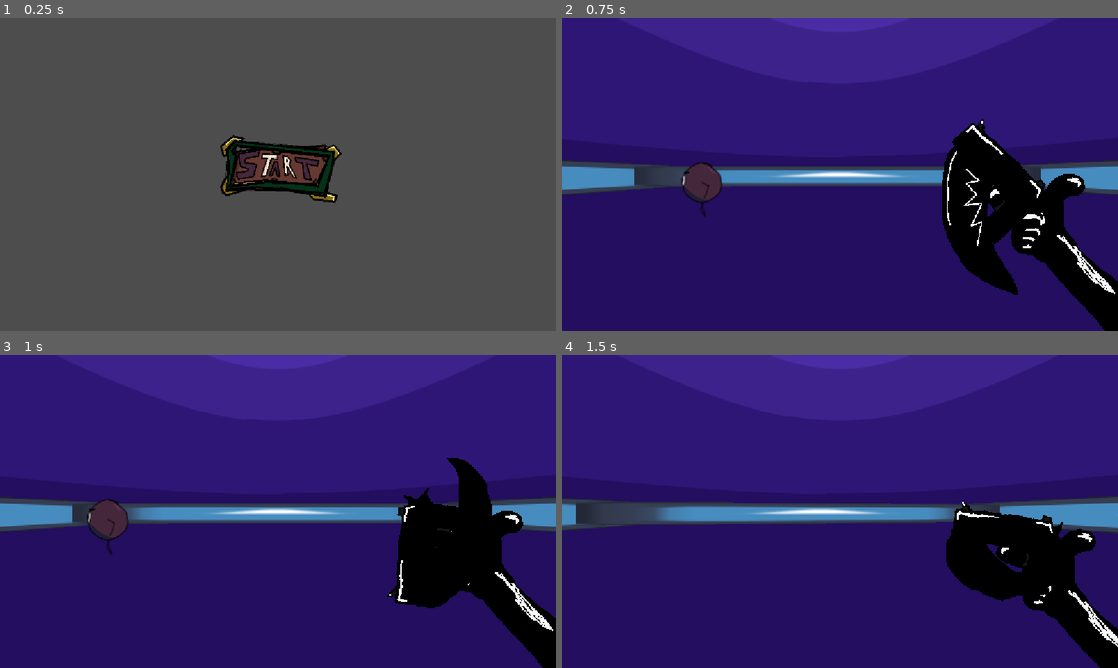
Above: before the commit, frames 1-4 (two rows, left to right).
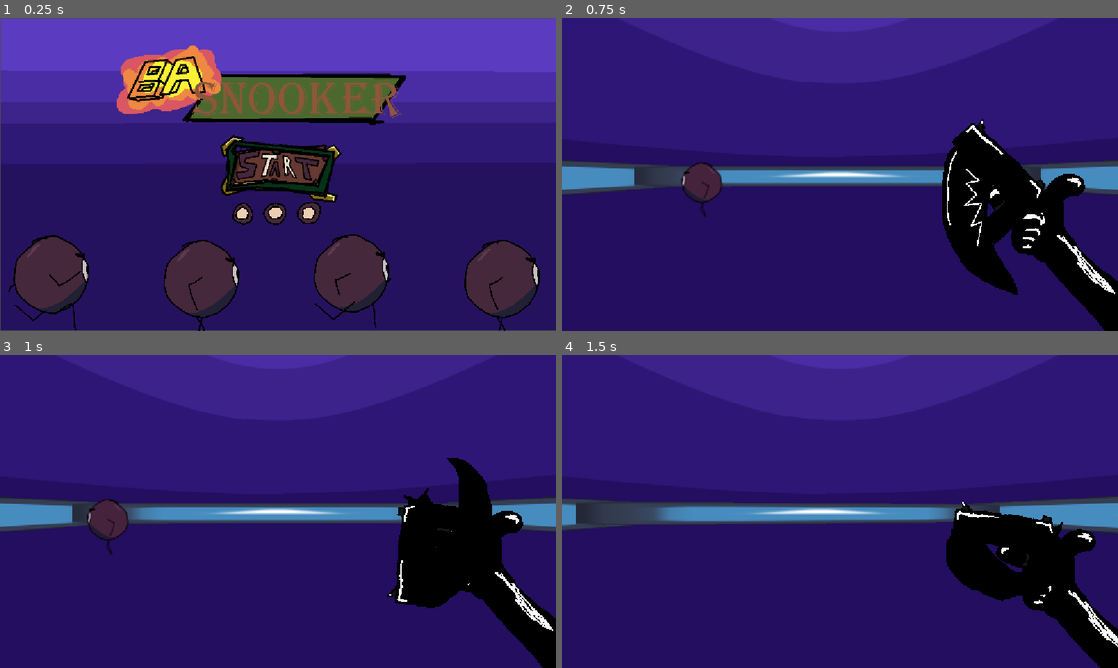
Above: after the commit, the same moments.

Repository: Onthemoonjk/Baznooker
Game: Godot game, scene res://Main_menu.tscn
The game is run twice, just before and just after one commit, with the same random seed, the same clock (stepped at 60 frames per second) and the same inputs. The engine's default icon, where the game draws it, is replaced by a stand-in: a white triangle on a blue panel in a dark square.
Inputs (mouse positions are in pixels of both pictures, inside the frame that each line leads up to):
- Up to frame 1 (0.25 s): no input
- Up to frame 2 (0.75 s): click (845, 171) at 0.5 s
- Up to frame 3 (1 s): no input
- Up to frame 4 (1.5 s): move the mouse to (962, 495) at 1.27 s; hold E (dilate) from 1.28 s (still down)

The runs differ from the first frame. In frame 1, 96% of the frame differs, in the area x 0-100%, y 0-100%; in frame 2, less than 0.1%; in frame 3, less than 0.1%; in frame 4, nothing differs.

Commit message:
Add files via upload
farterededfart

Diff:
--- a/Baznooker-main/Main_menu.tscn
+++ b/Baznooker-main/Main_menu.tscn
@@ -1,7 +1,11 @@
-[gd_scene load_steps=3 format=3 uid="uid://dxrg0ns2flg02"]
+[gd_scene load_steps=7 format=3 uid="uid://dxrg0ns2flg02"]
 
 [ext_resource type="Script" uid="uid://hjbvhoa07i11" path="res://menu_button.gd" id="1_prmrk"]
 [ext_resource type="Texture2D" uid="uid://bl60bsbtq0gvl" path="res://assets/BOX2.png" id="2_x6lt7"]
+[ext_resource type="Texture2D" uid="uid://cjd2m7mytv064" path="res://assets/title.png" id="3_8ovav"]
+[ext_resource type="Texture2D" uid="uid://fg36pmm8cr14" path="res://assets/sky_BOX2.png" id="4_qx8t1"]
+[ext_resource type="Texture2D" uid="uid://blkctukxtmc20" path="res://assets/projectile.png" id="5_p42dv"]
+[ext_resource type="Texture2D" uid="uid://ha8wbv84wroa" path="res://assets/Ballrunstrafe-Sheet.png" id="6_r1jqq"]
 
 [node name="Control" type="Control"]
 layout_mode = 3
@@ -26,4 +30,25 @@
 position = Vector2(135, -106)
 texture = ExtResource("2_x6lt7")
 
+[node name="Sprite2D" type="Sprite2D" parent="."]
+position = Vector2(541, 353)
+texture = ExtResource("3_8ovav")
+
+[node name="Sprite2D2" type="Sprite2D" parent="."]
+z_index = -10
+position = Vector2(578, 324)
+scale = Vector2(1.91667, 1.07333)
+texture = ExtResource("4_qx8t1")
+
+[node name="Sprite2D3" type="Sprite2D" parent="."]
+texture_filter = 1
+position = Vector2(571, 404)
+scale = Vector2(1.06771, 1.04688)
+texture = ExtResource("5_p42dv")
+
+[node name="Sprite2D4" type="Sprite2D" parent="."]
+position = Vector2(573, 568)
+scale = Vector2(0.51875, 0.54)
+texture = ExtResource("6_r1jqq")
+
 [connection signal="pressed" from="Button" to="Button" method="_on_pressed"]
--- a/Baznooker-main/badguy.gd
+++ b/Baznooker-main/badguy.gd
@@ -9,6 +9,8 @@
 func _ready() -> void:
 	sol.play(direction+"run")
 	body_entered.connect(_on_body_entered)
+	var jim = RandomNumberGenerator.new()
+	sol.modulate = Color(jim.randf_range(0.5,1.75), jim.randf_range(0.5,1.75), jim.randf_range(0.5,1.75))
 
 func finddir():
 	var greg = dot(Vector3(-sin(get_viewport().get_camera_3d().global_rotation.y), 0, -cos(get_viewport().get_camera_3d().global_rotation.y)),Vector3(-sin(self.global_rotation.y), 0, -cos(self.global_rotation.y)))
--- a/Baznooker-main/badguy.tscn
+++ b/Baznooker-main/badguy.tscn
@@ -108,7 +108,7 @@
 "duration": 1.0,
 "texture": SubResource("AtlasTexture_7f1tp")
 }],
-"loop": 1,
+"loop": true,
 "name": &"bacrun",
 "speed": 5.0
 }, {
@@ -125,7 +125,7 @@
 "duration": 65.0,
 "texture": SubResource("AtlasTexture_5j3ix")
 }],
-"loop": 0,
+"loop": false,
 "name": &"dierun",
 "speed": 8.0
 }, {
@@ -142,7 +142,7 @@
 "duration": 1.0,
 "texture": SubResource("AtlasTexture_2byf3")
 }],
-"loop": 1,
+"loop": true,
 "name": &"forrun",
 "speed": 5.0
 }, {
@@ -159,7 +159,7 @@
 "duration": 1.0,
 "texture": SubResource("AtlasTexture_wb2vd")
 }],
-"loop": 1,
+"loop": true,
 "name": &"lefrun",
 "speed": 5.0
 }, {
@@ -176,21 +176,21 @@
 "duration": 1.0,
 "texture": SubResource("AtlasTexture_gmb1w")
 }],
-"loop": 1,
+"loop": true,
 "name": &"rigrun",
 "speed": 5.0
 }]
 
-[node name="Entity" type="RigidBody3D" unique_id=306655243 groups=["Enemy"]]
+[node name="Entity" type="RigidBody3D" groups=["Enemy"]]
 collision_layer = 3
 collision_mask = 3
 physics_material_override = SubResource("PhysicsMaterial_coq8p")
 script = ExtResource("1_apgvv")
 
-[node name="CollisionShape2D" type="CollisionShape3D" parent="." unique_id=1739706982]
+[node name="CollisionShape2D" type="CollisionShape3D" parent="."]
 shape = SubResource("SphereShape3D_ia1lp")
 
-[node name="SOLBADGUY" type="AnimatedSprite3D" parent="." unique_id=492100019]
+[node name="SOLBADGUY" type="AnimatedSprite3D" parent="."]
 transform = Transform3D(0.5, 0, 0, 0, 0.5, 0, 0, 0, 0.5, 0, -0.08, 0)
 billboard = 1
 sprite_frames = SubResource("SpriteFrames_v50gi")
--- a/Baznooker-main/project.godot
+++ b/Baznooker-main/project.godot
@@ -16,7 +16,7 @@
 
 config/name="Test"
 run/main_scene="uid://dxrg0ns2flg02"
-config/features=PackedStringArray("4.7", "Forward Plus")
+config/features=PackedStringArray("4.4", "Forward Plus")
 config/icon="res://icon.svg"
 
 [display]
--- a/Baznooker-main/test_scene.tscn
+++ b/Baznooker-main/test_scene.tscn
@@ -22,67 +22,67 @@
 background_mode = 2
 sky = SubResource("Sky_buypi")
 
-[node name="Test scee" type="Node3D" unique_id=1087971196]
+[node name="Test scee" type="Node3D"]
 
-[node name="Container" type="Node3D" parent="." unique_id=1150368527]
+[node name="Container" type="Node3D" parent="."]
 script = ExtResource("5_7cbxl")
 
-[node name="Wall1" type="RigidBody3D" parent="Container" unique_id=585283872 groups=["Wall"]]
+[node name="Wall1" type="RigidBody3D" parent="Container" groups=["Wall"]]
 transform = Transform3D(1, 0, 0, 0, 1, 0, 0, 0, 1, 0, 0, 20)
 
-[node name="Sprite3D" type="Sprite3D" parent="Container/Wall1" unique_id=1317244749]
+[node name="Sprite3D" type="Sprite3D" parent="Container/Wall1"]
 transform = Transform3D(100, 0, 0, 0, 5, 0, 0, 0, 1, 0, 0, 30)
 texture = ExtResource("5_2nij2")
 
-[node name="CollisionShape3D" type="CollisionShape3D" parent="Container/Wall1" unique_id=251975568]
+[node name="CollisionShape3D" type="CollisionShape3D" parent="Container/Wall1"]
 transform = Transform3D(1, 0, 0, 0, 1, 0, 0, 0, 1, 0, 0, 30)
 shape = SubResource("BoxShape3D_ahet1")
 
-[node name="Wall2" type="RigidBody3D" parent="Container" unique_id=515094431 groups=["Wall"]]
+[node name="Wall2" type="RigidBody3D" parent="Container" groups=["Wall"]]
 transform = Transform3D(-4.37114e-08, 0, 1, 0, 1, 0, -1, 0, -4.37114e-08, 20, 0, 0)
 
-[node name="Sprite3D" type="Sprite3D" parent="Container/Wall2" unique_id=1404365058]
+[node name="Sprite3D" type="Sprite3D" parent="Container/Wall2"]
 transform = Transform3D(100, 0, 0, 0, 5, 0, 0, 0, 1, 0, 0, 30)
 texture = ExtResource("5_2nij2")
 
-[node name="CollisionShape3D" type="CollisionShape3D" parent="Container/Wall2" unique_id=1740716762]
+[node name="CollisionShape3D" type="CollisionShape3D" parent="Container/Wall2"]
 transform = Transform3D(1, 0, 0, 0, 1, 0, 0, 0, 1, 0, 0, 30)
 shape = SubResource("BoxShape3D_ahet1")
 
-[node name="Wall3" type="RigidBody3D" parent="Container" unique_id=985781326 groups=["Wall"]]
+[node name="Wall3" type="RigidBody3D" parent="Container" groups=["Wall"]]
 transform = Transform3D(-1, 0, -8.74228e-08, 0, 1, 0, 8.74228e-08, 0, -1, 0, 0, -20)
 
-[node name="Sprite3D" type="Sprite3D" parent="Container/Wall3" unique_id=1581784385]
+[node name="Sprite3D" type="Sprite3D" parent="Container/Wall3"]
 transform = Transform3D(100, 0, 0, 0, 5, 0, 0, 0, 1, 0, 0, 30)
 texture = ExtResource("5_2nij2")
 
-[node name="CollisionShape3D" type="CollisionShape3D" parent="Container/Wall3" unique_id=773098163]
+[node name="CollisionShape3D" type="CollisionShape3D" parent="Container/Wall3"]
 transform = Transform3D(1, 0, 0, 0, 1, 0, 0, 0, 1, 0, 0, 30)
 shape = SubResource("BoxShape3D_ahet1")
 
-[node name="Wall4" type="RigidBody3D" parent="Container" unique_id=1129448570 groups=["Wall"]]
+[node name="Wall4" type="RigidBody3D" parent="Container" groups=["Wall"]]
 transform = Transform3D(1.19249e-08, 0, -1, 0, 1, 0, 1, 0, 1.19249e-08, -20, 0, 0)
 
-[node name="Sprite3D" type="Sprite3D" parent="Container/Wall4" unique_id=1364607262]
+[node name="Sprite3D" type="Sprite3D" parent="Container/Wall4"]
 transform = Transform3D(100, 0, 0, 0, 5, 0, 0, 0, 1, 0, 0, 30)
 texture = ExtResource("5_2nij2")
 
-[node name="CollisionShape3D" type="CollisionShape3D" parent="Container/Wall4" unique_id=2137376362]
+[node name="CollisionShape3D" type="CollisionShape3D" parent="Container/Wall4"]
 transform = Transform3D(1, 0, 0, 0, 1, 0, 0, 0, 1, 0, 0, 30)
 shape = SubResource("BoxShape3D_ahet1")
 
-[node name="Character" parent="." unique_id=1312724169 groups=["Character"] instance=ExtResource("2_coq8p")]
+[node name="Character" parent="." groups=["Character"] instance=ExtResource("2_coq8p")]
 
-[node name="UI" type="CanvasLayer" parent="." unique_id=998716642]
+[node name="UI" type="CanvasLayer" parent="."]
 
-[node name="Pause" type="Control" parent="UI" unique_id=523808045]
+[node name="Pause" type="Control" parent="UI"]
 layout_mode = 3
 anchors_preset = 0
 offset_right = 40.0
 offset_bottom = 40.0
 script = ExtResource("7_8pr8v")
 
-[node name="Button" type="Button" parent="UI/Pause" unique_id=1337970106]
+[node name="Button" type="Button" parent="UI/Pause"]
 visible = false
 layout_mode = 0
 offset_left = 459.0
@@ -94,24 +94,24 @@
 script = ExtResource("8_njel3")
 scene = "Main_menu"
 
-[node name="Sprite2D" type="Sprite2D" parent="UI/Pause/Button" unique_id=705307172]
+[node name="Sprite2D" type="Sprite2D" parent="UI/Pause/Button"]
 position = Vector2(68, 59)
 texture = ExtResource("6_buypi")
 
-[node name="projectiles" type="Node" parent="." unique_id=53932368]
+[node name="projectiles" type="Node" parent="."]
 
-[node name="enermies" type="Node" parent="." unique_id=1853598449]
+[node name="enermies" type="Node" parent="."]
 
-[node name="Entity1" parent="enermies" unique_id=1620329999 instance=ExtResource("1_sasra")]
+[node name="Entity1" parent="enermies" instance=ExtResource("1_sasra")]
 transform = Transform3D(1, 0, 0, 0, 1, 0, 0, 0, 1, 6.66044, 0, -4.87427)
 
-[node name="Entity2" parent="enermies" unique_id=1538280987 instance=ExtResource("1_sasra")]
+[node name="Entity2" parent="enermies" instance=ExtResource("1_sasra")]
 transform = Transform3D(1, 0, 0, 0, 1, 0, 0, 0, 1, 1.70527, 0, 8.91311)
 
-[node name="Entity3" parent="enermies" unique_id=1260316546 instance=ExtResource("1_sasra")]
+[node name="Entity3" parent="enermies" instance=ExtResource("1_sasra")]
 transform = Transform3D(1, 0, 0, 0, 1, 0, 0, 0, 1, -5.96416, 0, 14.4167)
 
-[node name="WorldEnvironment" type="WorldEnvironment" parent="." unique_id=1518210191]
+[node name="WorldEnvironment" type="WorldEnvironment" parent="."]
 environment = SubResource("Environment_buypi")
 
 [connection signal="pressed" from="UI/Pause/Button" to="UI/Pause/Button" method="_on_pressed"]
Not shown, changed: Baznooker-main/assets/BOX.png.import
Not shown, changed: Baznooker-main/assets/BOX2.png.import
Not shown, changed: Baznooker-main/assets/BOX3.png.import
Not shown, changed: Baznooker-main/assets/Balldie-Sheet.png.import
Not shown, changed: Baznooker-main/assets/Ballrun-Sheet.png.import
Not shown, changed: Baznooker-main/assets/Ballrunaway-Sheet.png.import
Not shown, changed: Baznooker-main/assets/Ballrunstrafe-Sheet.png.import
Not shown, changed: Baznooker-main/assets/Ballrunstrafe2-Sheet.png.import
Not shown, changed: Baznooker-main/assets/gunequip.png.import
Not shown, changed: Baznooker-main/assets/gunshoot.png.import
Not shown, changed: Baznooker-main/assets/gunsomething.png.import
Not shown, changed: Baznooker-main/assets/hpbar.png.import
(and 8 more such lines)
